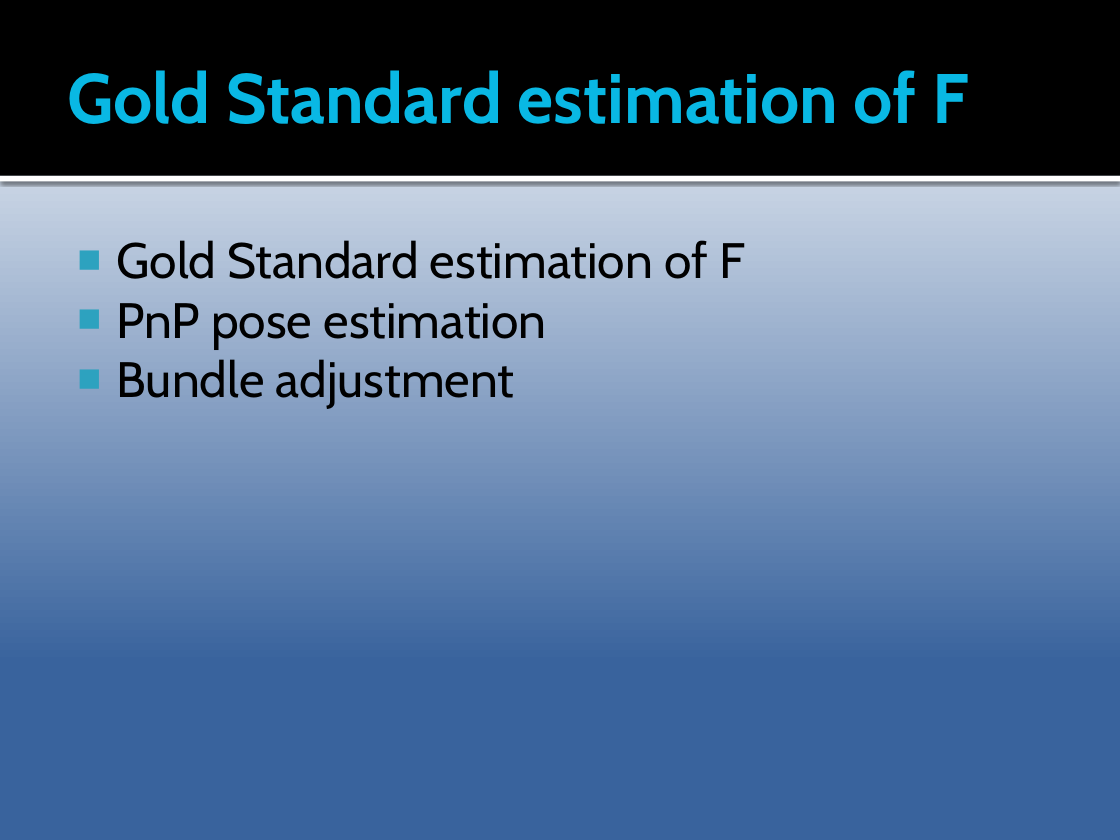
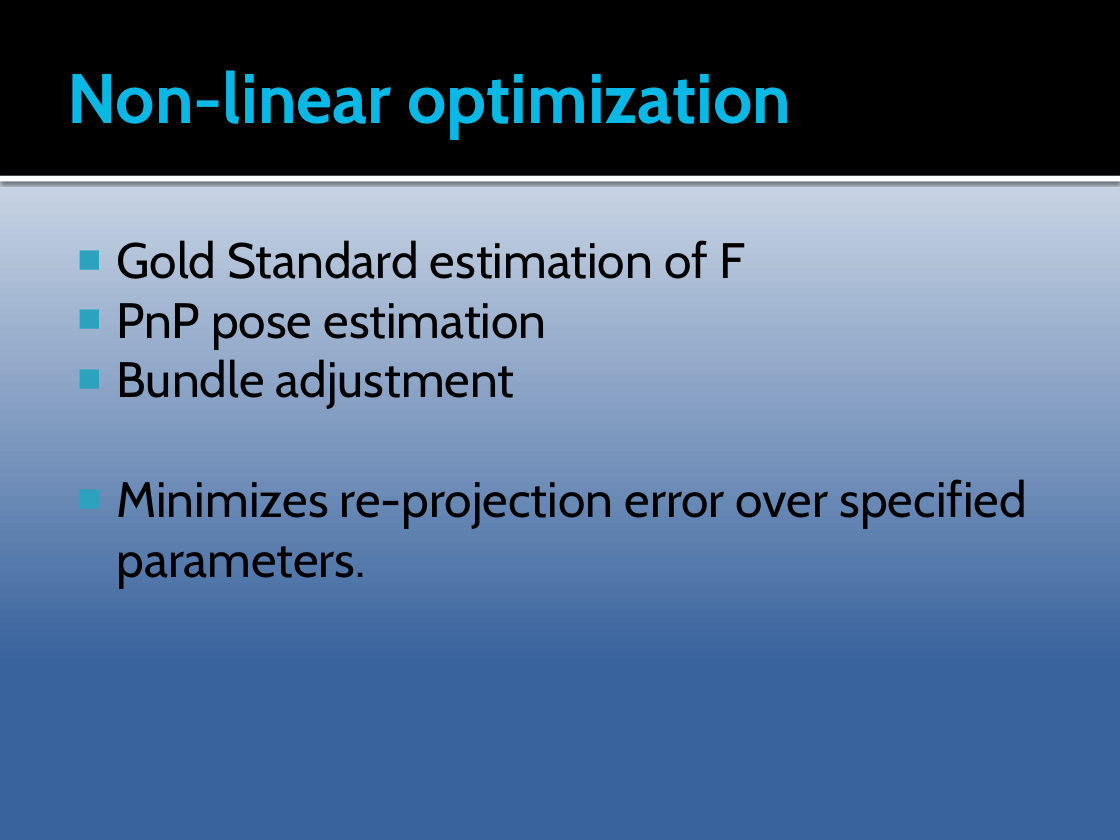
Before and after one commit to Epipolarna/Tracking, a slide deck: slide 8 of 3D Reconstruction/Documentation/TSBB15prez.pptx (slide 9 before the commit). Drawn at 1120x840 pixels with LibreOffice and Linux fonts; fonts in the diff are those of the drawing. Boxes give left, top, right and bottom in pixels: in the first picture for what was removed or moved away, otherwise in the second. Text is boxed around its words. In the diff, an @@ line names an element or a change of style, - is before the commit and + after.

```diff
--- a/3D Reconstruction/Documentation/TSBB15prez.pptx
+++ b/3D Reconstruction/Documentation/TSBB15prez.pptx
@@ title at (67, 70, 792, 139): text changed @@
-Gold Standard estimation of F
+Non-linear optimization
@@ text at (116, 479, 1027, 587): paragraph added @@
+■ Minimizes re-projection error over specified parameters.
```
Also in this commit, not shown: 2 other slides changed, 1 slide removed.
